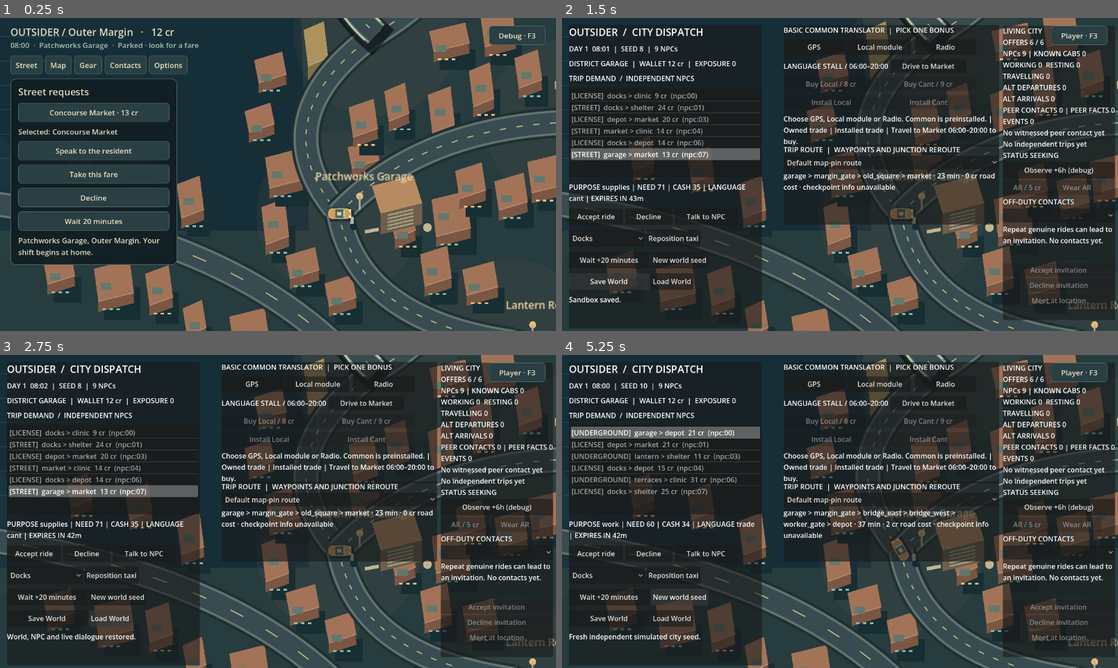
Above: before the commit, frames 1-4 (two rows, left to right).
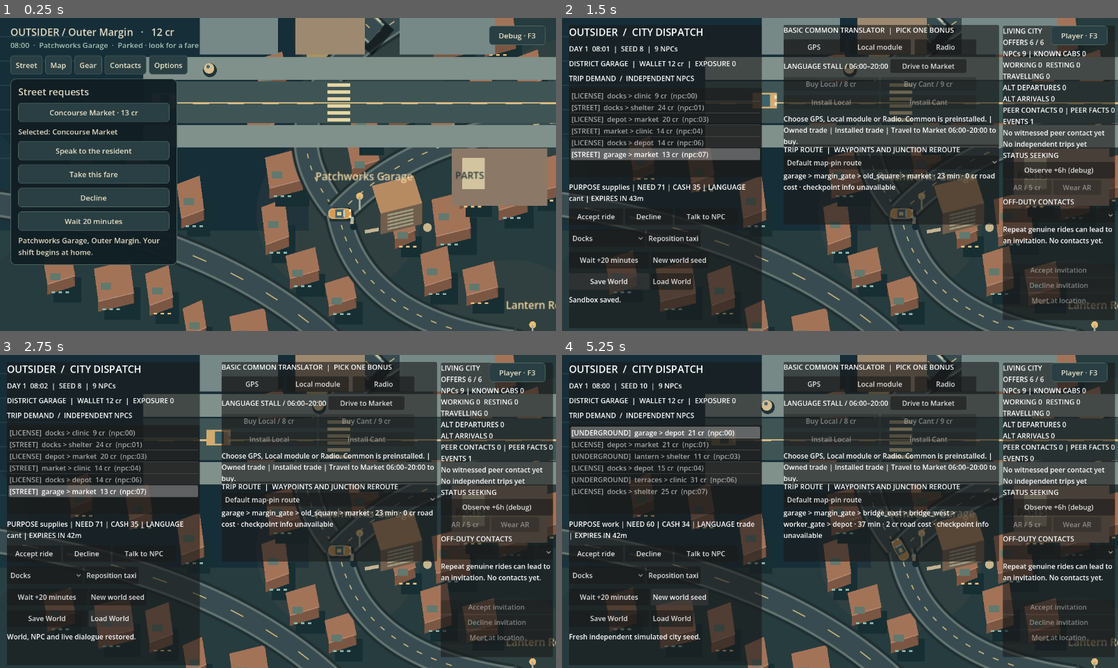
Above: after the commit, the same moments.

Repository: MohamedXIV/outsider-driver-2d
Game: Godot game, scene res://scenes/sandbox.tscn
Same seed, same stepped clock (60 frames per second), same inputs: the game is played once before the commit and once after it.
Inputs:
- Up to frame 1 (0.25 s): no input
- Up to frame 2 (1.5 s): click "Debug · F3" at 0.5 s; click "Save World" at 1.25 s
- Up to frame 3 (2.75 s): click "Load World" at 2 s
- Up to frame 4 (5.25 s): click "Accept ride" at 2.75 s; click "New world seed" at 3.5 s; click "Accept ride" at 4.25 s; click "New world seed" at 5 s

The runs differ from the first frame. In frame 1, 24% of the frame differs, in the area x 25-100%, y 0-60%; in frame 2, 14%; in frame 3, 14%; in frame 4, 14%.

Commit message:
feat: integrate one world-owned native pedestrian and street crossing near Patchworks

Diff:
--- a/scripts/sandbox/sandbox_city_view.gd
+++ b/scripts/sandbox/sandbox_city_view.gd
@@ -164,6 +164,7 @@
 func _draw_people(canvas: Node2D, elevated: bool) -> void:
 	for npc in world.residents:
 		if not str(npc.get("taxi_offer","")).is_empty(): continue
+		if not npc.get("local_pedestrian_trip", {}).is_empty(): continue
 		var pos: Vector3 = world.npc_position(npc,visual_fraction)
 		if (pos.y>0) != elevated: continue
 		var p: Vector2 = project(pos)+Vector2(15,12)
--- a/scripts/sandbox/sandbox_dispatch.gd
+++ b/scripts/sandbox/sandbox_dispatch.gd
@@ -9,7 +9,8 @@
 static func refresh(residents: Array[Dictionary], offers: Array[Dictionary], minute: int, seed: int) -> void:
 	for npc in residents:
 		if int(npc["need"]) < MIN_NEED or int(npc["cooldown_until"]) > minute \
-				or str(npc.get("activity", "")) != "available":
+				or str(npc.get("activity", "")) != "available" \
+				or npc.get("local_pedestrian_trip", {}).get("status", "") == "walking":
 			continue
 		var pending: bool = false
 		for offer in offers:
--- a/scripts/sandbox/sandbox_local_pedestrian_trip.gd
+++ b/scripts/sandbox/sandbox_local_pedestrian_trip.gd
@@ -6,14 +6,43 @@
 # This bounded experiment does not change city-wide taxi offer/route semantics.
 const PATCHWORKS_PARTS: String = "patchworks:parts_counter"
 
+static func candidate(world: SandboxWorld) -> String:
+	# Continue an existing errand before picking another resident. No scripted
+	# first passenger, duplicate actor, or synthetic extra simulation person.
+	for npc in world.residents:
+		var active: Dictionary = npc.get("local_pedestrian_trip", {})
+		if active.get("site", "") == PATCHWORKS_PARTS and active.get("status", "") in ["walking", "arrived"]:
+			return str(npc["id"])
+	for npc in world.residents:
+		if str(npc.get("location", "")) != "garage" or str(npc.get("activity", "")) != "available":
+			continue
+		if not ["supplies", "work"].has(str(npc.get("purpose", ""))) or int(npc.get("need", 0)) < 30:
+			continue
+		if int(npc.get("cooldown_until", 0)) > world.minute or not str(npc.get("taxi_offer", "")).is_empty():
+			continue
+		var pending: bool = false
+		for offer in world.offers:
+			if offer.get("npc_id", "") == npc.get("id", "") and offer.get("status", "") in ["open", "accepted"]:
+				pending = true
+				break
+		if not pending:
+			return str(npc["id"])
+	return ""
+
 static func begin(world: SandboxWorld, npc_id: String, site: String) -> bool:
 	if site != PATCHWORKS_PARTS:
 		return false
 	var npc: Dictionary = world.resident(npc_id)
-	if npc.is_empty() or str(npc.get("location", "")) != "garage":
+	if npc.is_empty() or str(npc.get("location", "")) != "garage" \
+			or npc.get("activity", "") != "available":
 		return false
 	if not npc.get("local_pedestrian_trip", {}).is_empty():
 		return false
+	if not ["supplies", "work"].has(str(npc.get("purpose", ""))):
+		return false
+	for offer in world.offers:
+		if offer.get("npc_id", "") == npc_id and offer.get("status", "") in ["open", "accepted"]:
+			return false
 	# A nearby service errand does not erase the resident's independent long
 	# distance need or authorize the player to accept a licensed taxi fare.
 	npc["local_pedestrian_trip"] = {"site": site, "status": "walking", "started": world.minute}
--- a/scripts/sandbox/sandbox_main.gd
+++ b/scripts/sandbox/sandbox_main.gd
@@ -60,6 +60,8 @@
 
 const REAL_SECONDS_PER_STEP: float = 1.0
 
+var _street_pilot: SandboxStreetPilot
+var _street_restore_state: Dictionary = {}
 var _player_ui: SandboxPlayerUI
 var _world: SandboxWorld = SandboxWorld.new(8)
 var _selected_id: String = ""
@@ -157,6 +159,7 @@
 	# fraction belongs to presentation time, NOT the player's travel state.
 	_city.visual_fraction = clampf(_elapsed / REAL_SECONDS_PER_STEP, 0.0, 1.0)
 	_city.queue_redraw()
+	_ensure_local_pedestrian()
 
 
 func _on_meeting_selected(index: int) -> void:
@@ -462,7 +465,37 @@
 	_render()
 
 
+# Local native Godot navigation runs only for a genuine resident in the garage
+# vicinity. It is one shared world, not an alternate passenger simulator.
+func _ensure_local_pedestrian() -> void:
+	if _street_pilot != null:
+		return
+	if _world.player_district != "garage" or _world.is_travelling():
+		return
+	var npc_id: String = SandboxLocalPedestrianTrip.candidate(_world)
+	if npc_id.is_empty():
+		return
+	var local: SandboxStreetPilot = SandboxStreetPilot.new()
+	local.name = "PatchworksStreetTraffic"
+	local.embedded = true
+	local.world = _world
+	local.walking_npc_id = npc_id
+	local.resume_state = _street_restore_state.duplicate(true)
+	local.position = SandboxCityView.project(SandboxRoads.map_position("garage")) - Vector2(320.0,480.0)
+	local.z_index = 5
+	_street_pilot = local
+	add_child(local)
+	_street_restore_state.clear()
+
+func _reset_local_pedestrian() -> void:
+	if _street_pilot != null:
+		_street_pilot.queue_free()
+		_street_pilot = null
+	_street_restore_state.clear()
+
+
 func _on_new_seed() -> void:
+	_reset_local_pedestrian()
 	_world = SandboxWorld.new(_world.seed + 1)
 	_conversation = null
 	_last_intent = ""
@@ -480,7 +513,8 @@
 
 func _on_save() -> void:
 	var dialogue_snapshot: Dictionary = _conversation.snapshot() if _conversation != null else {}
-	_notice_text = "Sandbox saved." if SandboxSave.save_world(_world, SandboxSave.PATH, dialogue_snapshot, {"clock_fraction":_elapsed,"locale":_ui_locale,"reduced_motion":_reduced_motion}) else "Save failed."
+	_notice_text = "Sandbox saved." if SandboxSave.save_world(_world, SandboxSave.PATH, dialogue_snapshot, {"clock_fraction":_elapsed,"locale":_ui_locale,"reduced_motion":_reduced_motion,
+			"street_state": _street_pilot.visual_snapshot() if _street_pilot != null else {}}) else "Save failed."
 	_render()
 
 
@@ -499,8 +533,10 @@
 			_notice_text = "Save has an invalid or expired conversation."
 			_render()
 			return
+	_reset_local_pedestrian()
 	_world = saved
 	_city.world = saved
+	_street_restore_state = bundle.get("presentation",{}).get("street_state",{}).duplicate(true)
 	_conversation = restored
 	_selected_id = restored.offer_id if restored != null else ""
 	_route_for_offer = _selected_id
@@ -515,6 +551,7 @@
 	_last_outcome = ""
 	_notice_text = "World, NPC and live dialogue restored."
 	_render()
+	_ensure_local_pedestrian()
 	_refresh_web_hitboxes_after_layout()
 
 
--- a/scripts/sandbox/sandbox_pedestrian_actor.gd
+++ b/scripts/sandbox/sandbox_pedestrian_actor.gd
@@ -42,9 +42,9 @@
 	if NavigationServer2D.map_get_iteration_id(_agent.get_navigation_map()) == 0:
 		return
 	if not _target_set:
-		_agent.target_position = destination
+		_agent.target_position = to_global(destination)
 		_target_set = true
-	if _agent.is_navigation_finished() or global_position.distance_to(destination) <= 9.0:
+	if _agent.is_navigation_finished() or global_position.distance_to(to_global(destination)) <= 9.0:
 		did_arrive = true
 		velocity = Vector2.ZERO
 		_agent.set_velocity(Vector2.ZERO)
@@ -52,13 +52,13 @@
 		return
 	# The crossing is the ONLY link between the two walkable sidewalk meshes.
 	# Local right-of-way is separate from NavigationAgent's pathfinding.
-	if not crossing_completed and global_position.x >= CROSS_X - 19.0:
+	if not crossing_completed and position.x >= CROSS_X - 19.0:
 		crossing_reserved = true
-		if traffic != null and traffic.global_position.x > CROSS_X - 33.0 and traffic.global_position.x < CROSS_X + 40.0:
+		if traffic != null and traffic.position.x > CROSS_X - 33.0 and traffic.position.x < CROSS_X + 40.0:
 			velocity = Vector2.ZERO
 			_agent.set_velocity(Vector2.ZERO)
 			return
-	if crossing_reserved and global_position.y > 370.0:
+	if crossing_reserved and position.y > 370.0:
 		crossing_completed = true
 	var next: Vector2 = _agent.get_next_path_position()
 	var wanted: Vector2 = global_position.direction_to(next) * SPEED
--- a/scripts/sandbox/sandbox_street_pilot.gd
+++ b/scripts/sandbox/sandbox_street_pilot.gd
@@ -1,10 +1,10 @@
 class_name SandboxStreetPilot
 extends Node2D
 
-# A standalone, inspectable Outer Margin street-module prototype.
+# Reusable bounded Outer Margin street slice: standalone test or main-scene actor.
 # Separate 2D NavigationRegions for sidewalks, a NavigationLink2D at the
 # marked crossing, native CharacterBody2D movement and one yielding car.
-# The only simulated person comes from one SandboxWorld seed fixture; there
+# The visible resident always belongs to one shared SandboxWorld; there
 # is no second fake population or autonomous city traffic manager.
 const CROSS_X: float = 320.0
 const NORTH_Y: float = 313.0
@@ -16,6 +16,23 @@
 var car_yielded: bool = false
 var world_reported_arrival: bool = false
 var walking_npc_id: String = "npc:07"
+var embedded: bool = false
+var resume_state: Dictionary = {}
+
+func visual_snapshot() -> Dictionary:
+	if pedestrian == null or car == null:
+		return {}
+	return {
+		"npc_id": walking_npc_id,
+		"pedestrian_x": pedestrian.position.x,
+		"pedestrian_y": pedestrian.position.y,
+		"car_x": car.position.x,
+		"car_y": car.position.y,
+		"crossing_reserved": pedestrian.crossing_reserved,
+		"crossing_completed": pedestrian.crossing_completed,
+		"did_arrive": pedestrian.did_arrive
+	}
+
 
 func _ready() -> void:
 	_build_sidewalk(Rect2(100, 300, 460, 26), "NorthSidewalk")
@@ -46,7 +63,29 @@
 	pedestrian.traffic = car
 	pedestrian.reached_site.connect(_on_resident_arrived)
 	add_child(pedestrian)
-	assert(SandboxLocalPedestrianTrip.begin(world, walking_npc_id, SITE))
+	var current_trip: Dictionary = world.resident(walking_npc_id).get("local_pedestrian_trip", {})
+	if current_trip.is_empty():
+		assert(SandboxLocalPedestrianTrip.begin(world, walking_npc_id, SITE))
+	elif current_trip.get("site", "") != SITE:
+		push_error("Resident has a different local walking destination")
+		return
+	if resume_state.get("npc_id", "") == walking_npc_id:
+		pedestrian.position = Vector2(
+				clampf(float(resume_state.get("pedestrian_x",155.0)),100.0,560.0),
+				clampf(float(resume_state.get("pedestrian_y",NORTH_Y)),300.0,404.0))
+		car.position = Vector2(
+				clampf(float(resume_state.get("car_x",110.0)),100.0,570.0),
+				clampf(float(resume_state.get("car_y",350.0)),330.0,374.0))
+		pedestrian.crossing_reserved = bool(resume_state.get("crossing_reserved",false))
+		pedestrian.crossing_completed = bool(resume_state.get("crossing_completed",false))
+		pedestrian.did_arrive = bool(resume_state.get("did_arrive",false))
+	if current_trip.get("status", "") == "arrived":
+		pedestrian.did_arrive = true
+		pedestrian.position = Vector2(500.0,SOUTH_Y)
+		world_reported_arrival = true
+	if embedded:
+		queue_redraw()
+		return
 	var camera: Camera2D = Camera2D.new()
 	camera.position = Vector2(325, 355)
 	camera.zoom = Vector2(1.7,1.7)
